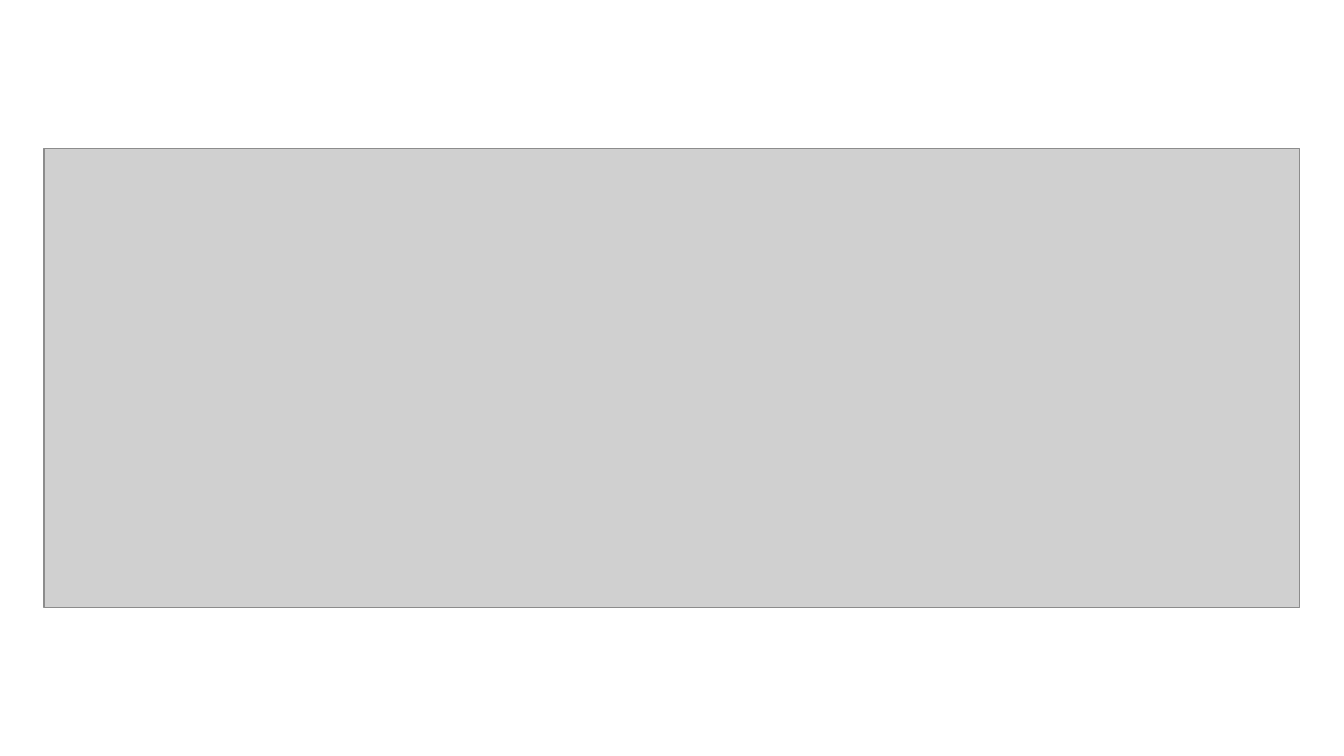
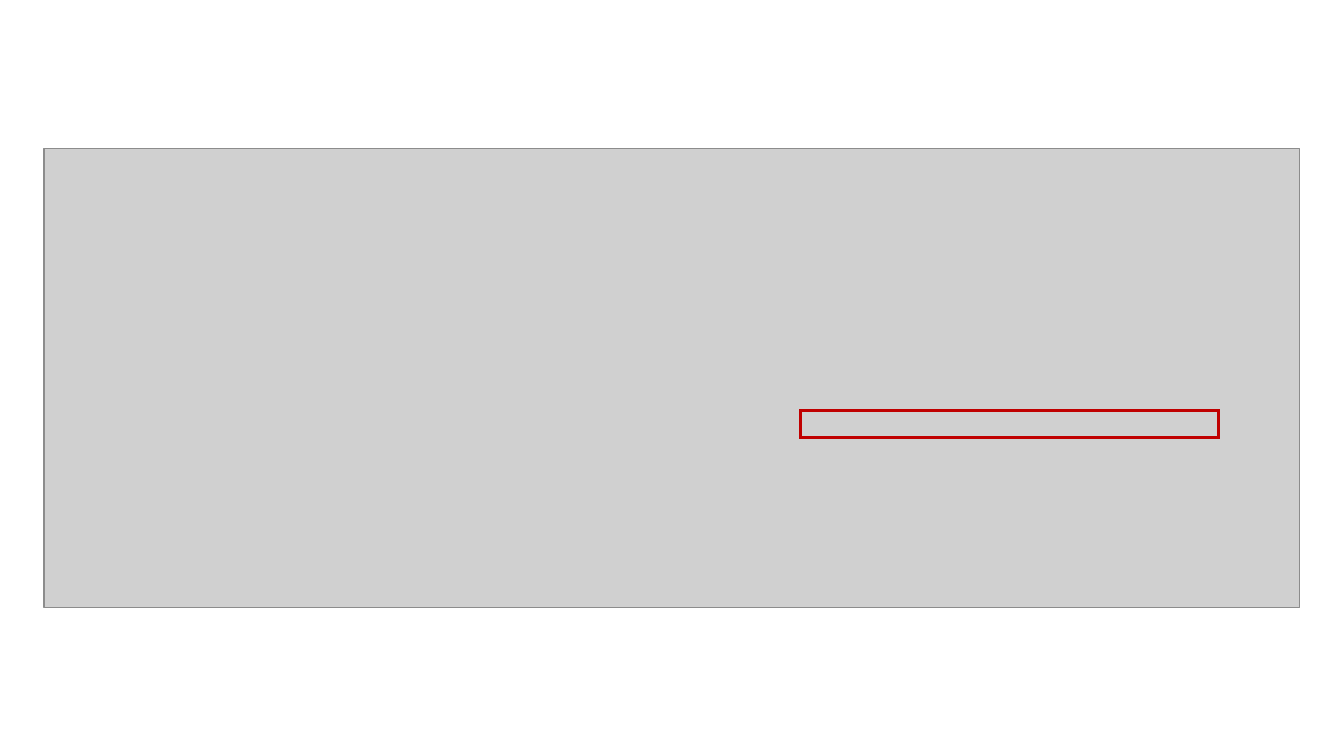
Before and after one commit to gothic-hedge-society/fintech.trading.competition, a slide deck: slide 5 of inst/thumbnails and templates/signing up.pptx. Drawn at 1344x756 pixels with LibreOffice and Linux fonts; fonts in the diff are those of the drawing; grey boxes stand for pictures. Boxes give left, top, right and bottom in pixels: in the first picture for what was removed or moved away, otherwise in the second. Text is boxed around its words. In the diff, an @@ line names an element or a change of style, - is before the commit and + after.

```diff
--- a/inst/thumbnails and templates/signing up.pptx
+++ b/inst/thumbnails and templates/signing up.pptx
@@ rectangle added at (801,410,1219,438), outline #C00000 2 pt @@
```
Also in this commit, not shown: 1 other slide changed, 2 slides added, 2 slides removed.
